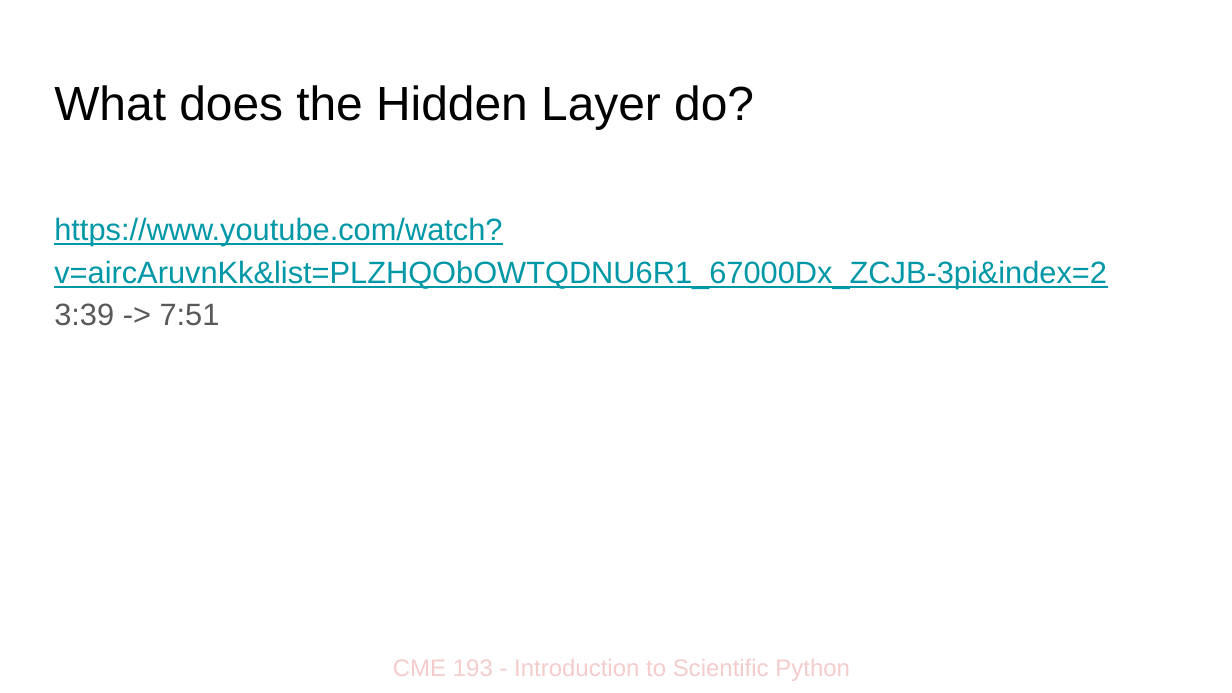
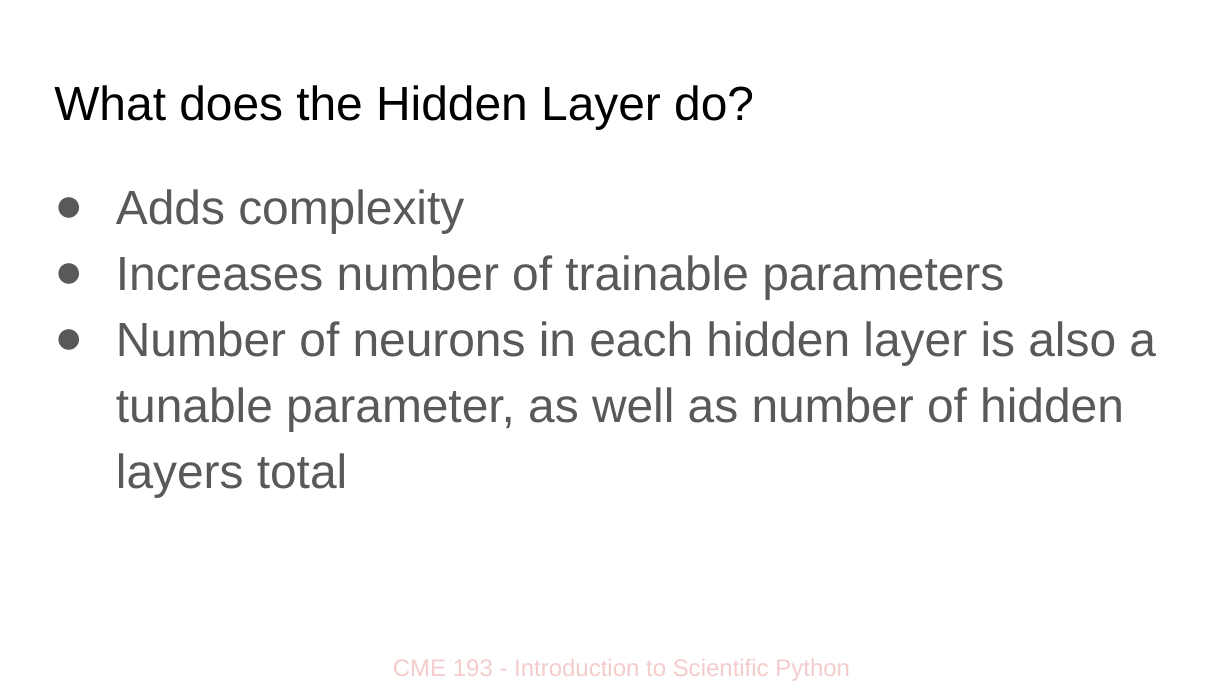
Before and after one commit to lreeder7/CME193_lectures, a slide deck: slide 32 of lectures/CME193 Neural Networks Intro copy.pptx (slide 24 before the commit). Drawn at 1232x693 pixels with LibreOffice and Linux fonts; fonts in the diff are those of the drawing. Boxes give left, top, right and bottom in pixels: in the first picture for what was removed or moved away, otherwise in the second. Text is boxed around its words. In the diff, an @@ line names an element or a change of style, - is before the commit and + after.

```diff
--- a/lectures/CME193 Neural Networks Intro copy.pptx
+++ b/lectures/CME193 Neural Networks Intro copy.pptx
@@ text at (x1=116, y1=189, x2=1156, y2=497): text changed; size 18 to 28 pt; text colour #0097A7 to #595959 @@
-https://www.youtube.com/watch?v=aircAruvnKk&list=PLZHQObOWTQDNU6R1_67000Dx_ZCJB-3pi&index=2
-3:39 -> 7:51
+● Adds complexity
+● Increases number of trainable parameters
+● Number of neurons in each hidden layer is also a tunable parameter, as well as number of hidden layers total
```
Also in this commit, not shown: 13 other slides changed, 9 slides added.
